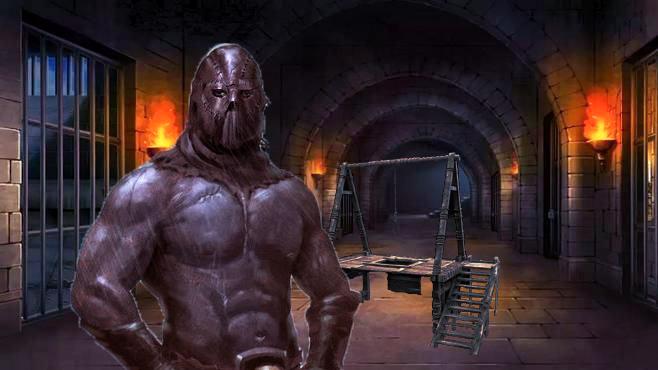
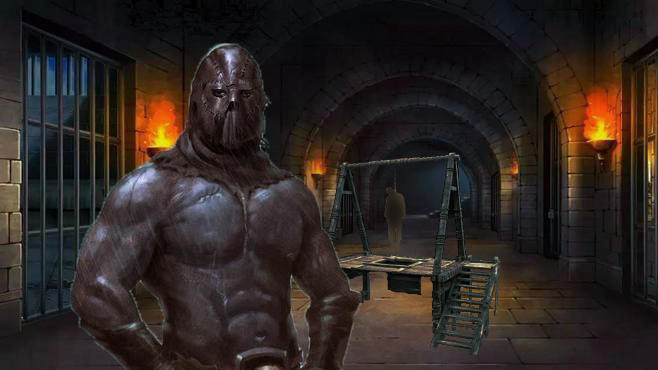
Comparing the layer stacks of the two 658 x 370 images. Changes:
hid "Layer 3" over [0, 0, 658, 370]
added layer "Layer 5" above "Brightness/Contrast 1" over [0, 0, 658, 370]
added layer "Layer 4" above "Color Balance 1" over [384, 182, 406, 252]
